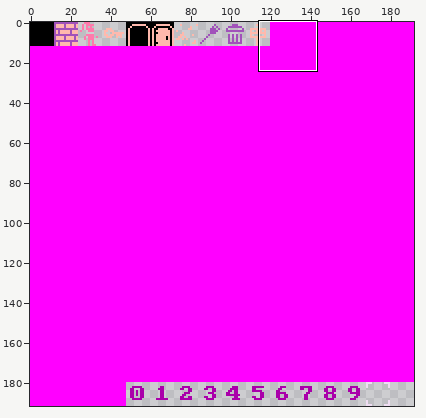
Sprite sheet: ChoresOfSPLORR/assets/images/costileset.png. The first picture is a wide view before the edit; the outline marks the close-up.
Close-up. First the earlier version:
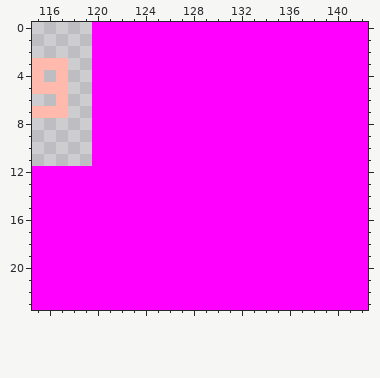
The file is 192x192 pixels. Shown: x 115..142, y 0..23.
The result:
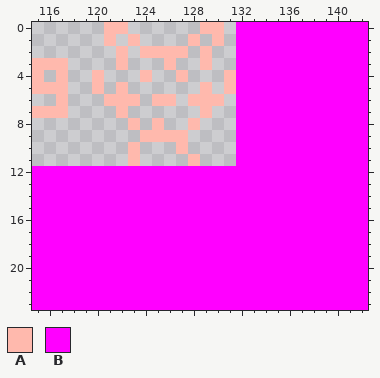
Palette (. is transparent): A #ffb9ad  B #ff00ff
Difference:
{"y":0,"x":120,"old":"BBBBBBBBBBBB","new":".AA......AA."}
{"y":1,"x":120,"old":"BBBBBBBBBBBB","new":".A.A....A.A."}
{"y":2,"x":120,"old":"BBBBBBBBBBBB","new":"..A.AAAA.A.."}
{"y":3,"x":120,"old":"BBBBBBBBBBBB","new":"..A...A..A.."}
{"y":4,"x":120,"old":"BBBBBBBBBBBB","new":"A...A..A...A"}
{"y":5,"x":120,"old":"BBBBBBBBBBBB","new":"A.A......A.A"}
{"y":6,"x":120,"old":"BBBBBBBBBBBB","new":".AAA.AA.AAA."}
{"y":7,"x":120,"old":"BBBBBBBBBBBB","new":"..A......A.."}
{"y":8,"x":120,"old":"BBBBBBBBBBBB","new":"...A.A..A..."}
{"y":9,"x":120,"old":"BBBBBBBBBBBB","new":"....AAAA...."}
{"y":10,"x":120,"old":"BBBBBBBBBBBB","new":"...A...A...."}
{"y":11,"x":120,"old":"BBBBBBBBBBBB","new":"...A....A..."}
{"label":"changed","picture_box":[92,22,236,166]}
